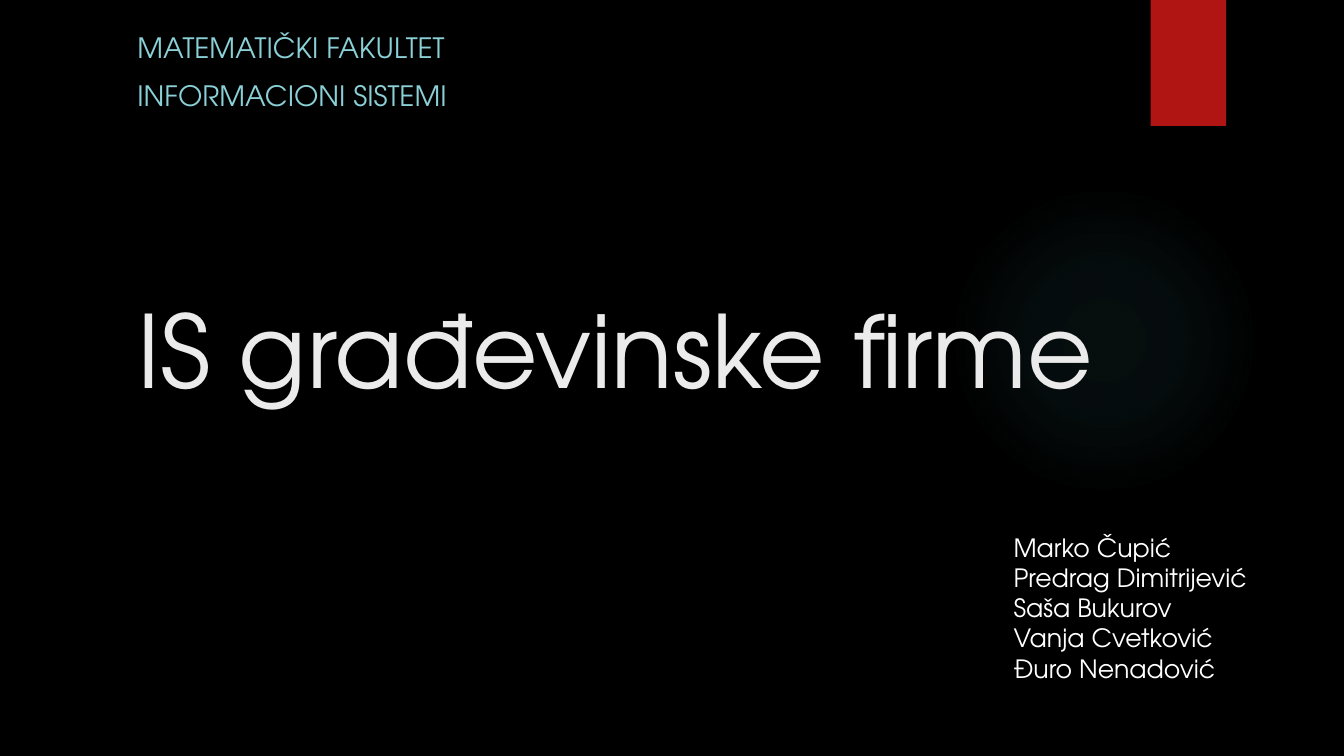
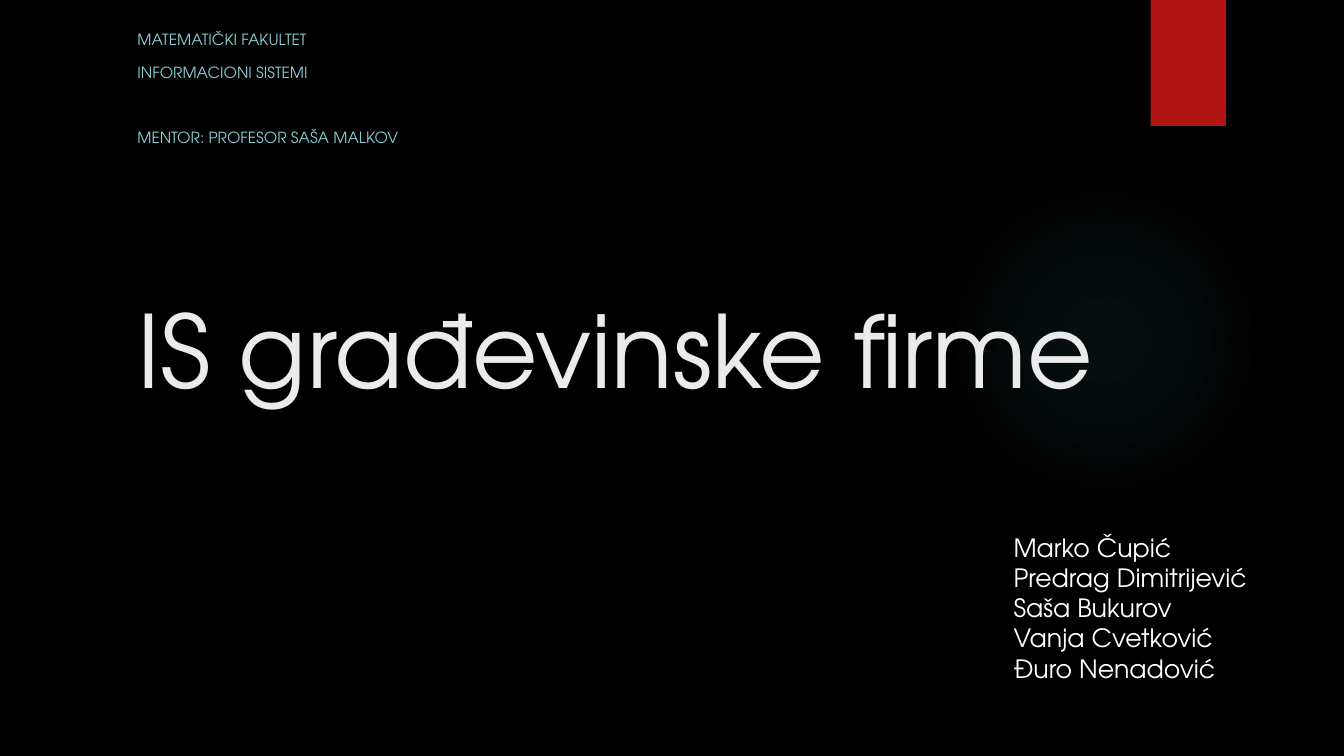
Before and after one commit to MATFPodmladak/ISGradjevinskeFirme, a slide deck: slide 1 of Prezentacija.pptx. Drawn at 1344x756 pixels with LibreOffice and Linux fonts; fonts in the diff are those of the drawing; background and template pictures are left out. Boxes give left, top, right and bottom in pixels: in the first picture for what was removed or moved away, otherwise in the second. Text is boxed around its words. In the diff, an @@ line names an element or a change of style, - is before the commit and + after.

```diff
--- a/Prezentacija.pptx
+++ b/Prezentacija.pptx
@@ subtitle at bbox=[137, 31, 307, 78]: size 20 to 11 pt in "MATEMATIČKI FAKULTET", "INFORMACIONI SISTEMI" @@
@@ subtitle at bbox=[137, 129, 398, 143]: paragraph added @@
+MENTOR: PROFESOR SAŠA MALKOV
```
Also in this commit, not shown: 10 slides added, 1 slide removed, 2 other files.
